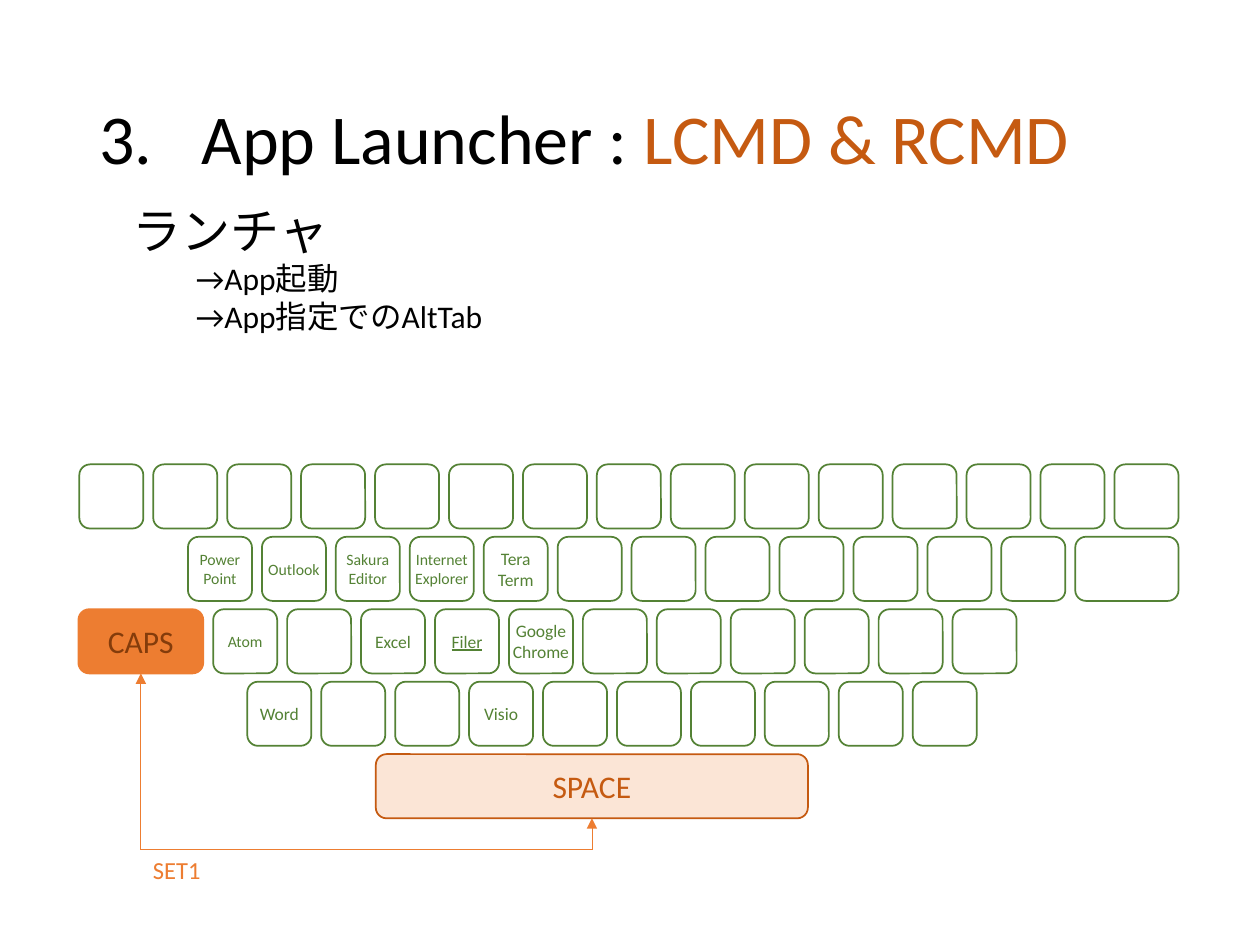
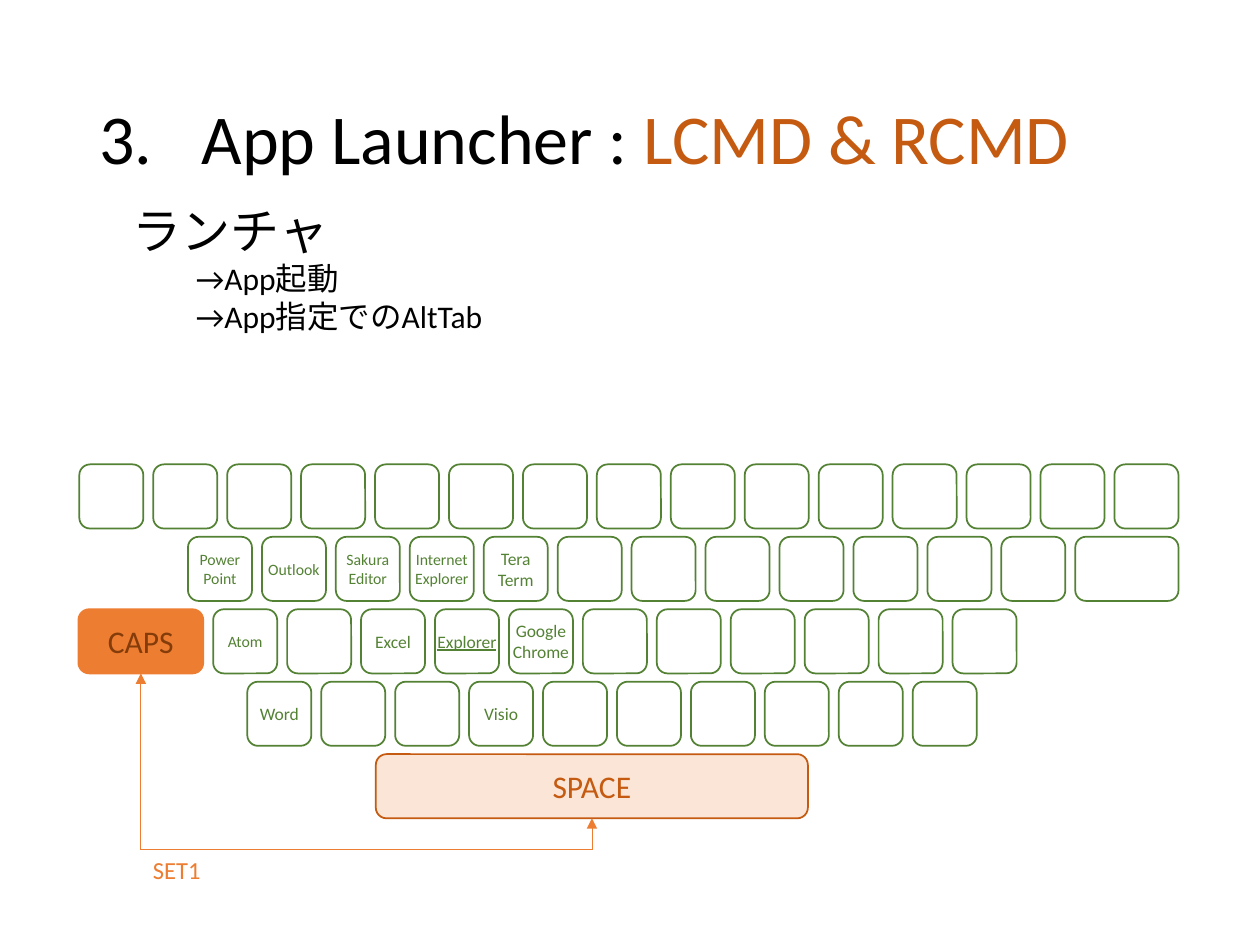
Before and after one commit to ittooo66/myAHK, a slide deck: slide 7 of MANUAL.pptx. Drawn at 1260x945 pixels with LibreOffice and Linux fonts; fonts in the diff are those of the drawing. Boxes give left, top, right and bottom in pixels: in the first picture for what was removed or moved away, otherwise in the second. Text is boxed around its words. In the diff, an @@ line names an element or a change of style, - is before the commit and + after.

```diff
--- a/MANUAL.pptx
+++ b/MANUAL.pptx
@@ text in rounded rectangle at box(437, 636, 496, 651): text changed @@
-Filer
+Explorer
```
Also in this commit, not shown: 4 other slides changed, 2 slides added, 6 slides removed.
